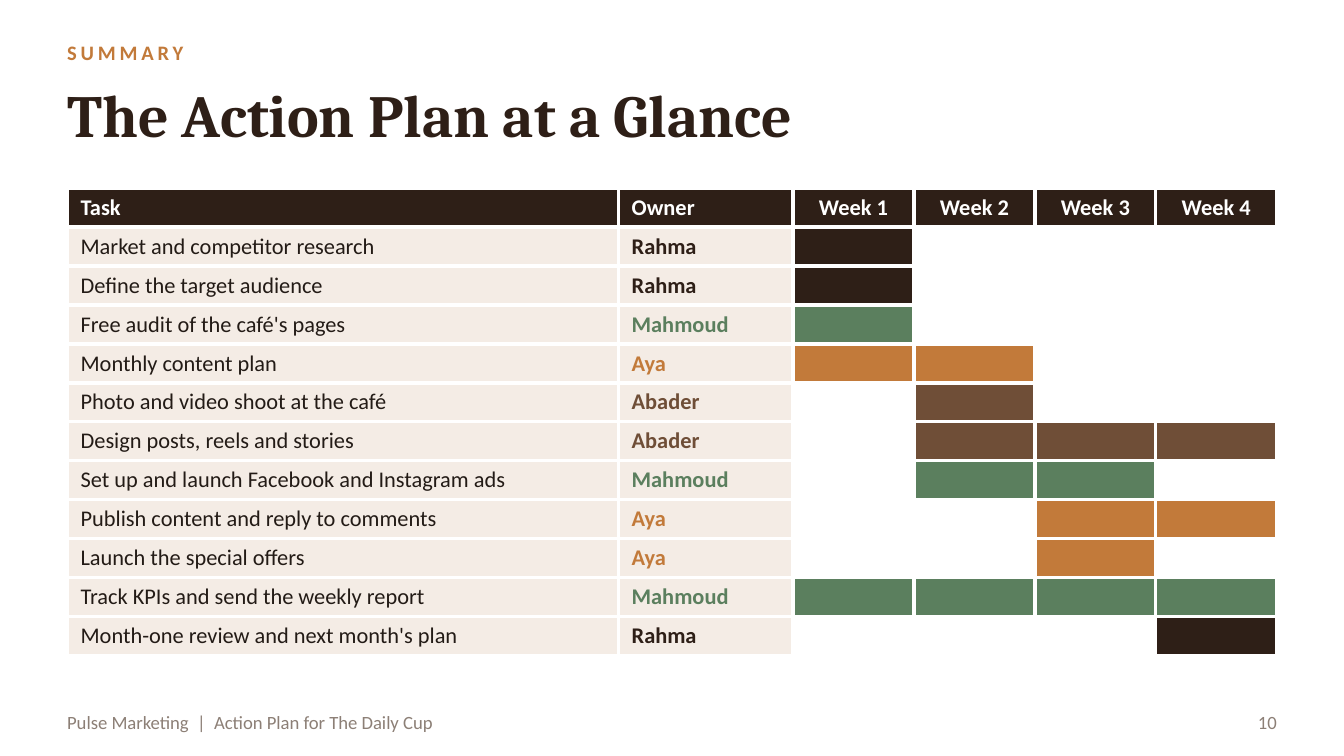
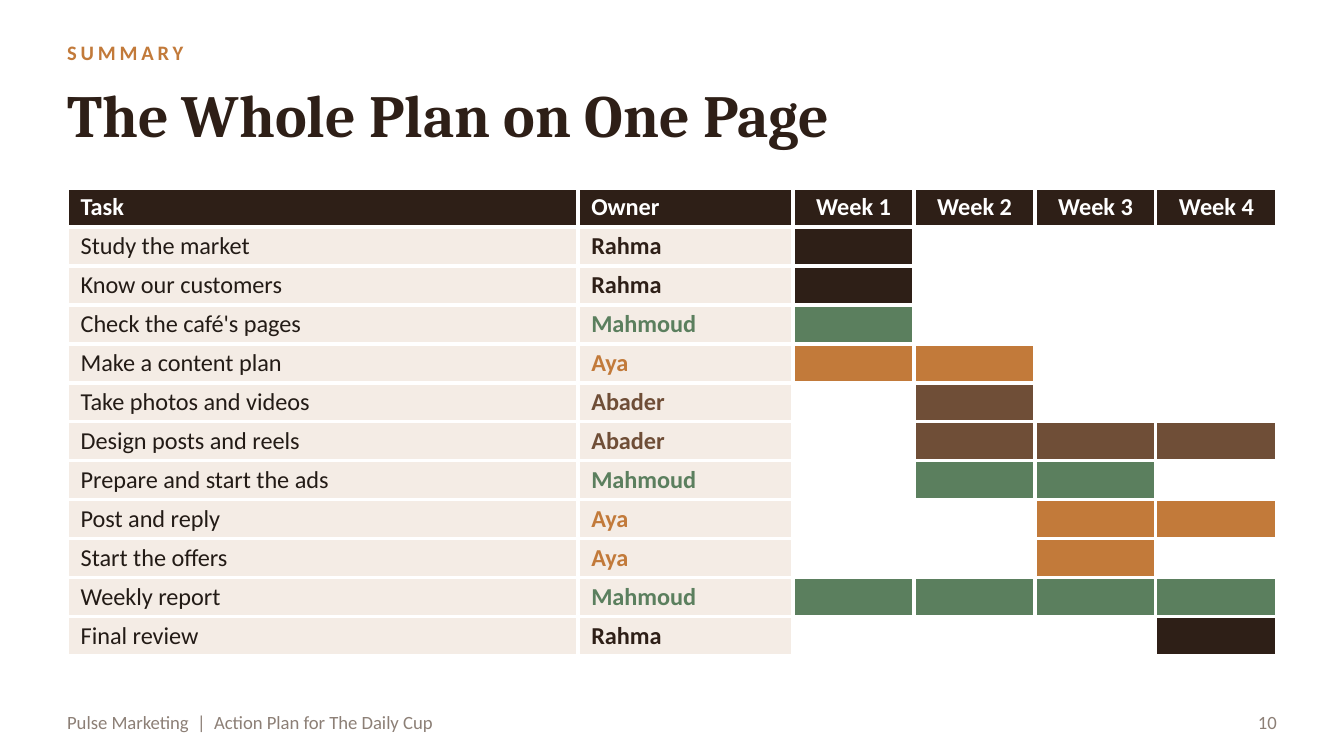
Before and after one commit to RahmaOshba/RahmaOshba, a slide deck: slide 10 of The_Daily_Cup_Action_Plan.pptx. Drawn at 1344x756 pixels with LibreOffice and Linux fonts; fonts in the diff are those of the drawing. Boxes give left, top, right and bottom in pixels: in the first picture for what was removed or moved away, otherwise in the second. Text is boxed around its words. In the diff, an @@ line names an element or a change of style, - is before the commit and + after.

```diff
--- a/The_Daily_Cup_Action_Plan.pptx
+++ b/The_Daily_Cup_Action_Plan.pptx
@@ title at (67, 95, 829, 150): text changed @@
-The Action Plan at a Glance
+The Whole Plan on One Page
@@ table at (67, 188, 1277, 648) @@
-row 2, column 1: Market and competitor research
+row 2, column 1: Study the market
-row 3, column 1: Define the target audience
+row 3, column 1: Know our customers
-row 4, column 1: Free audit of the café's pages
+row 4, column 1: Check the café's pages
-row 5, column 1: Monthly content plan
+row 5, column 1: Make a content plan
-row 6, column 1: Photo and video shoot at the café
+row 6, column 1: Take photos and videos
-row 7, column 1: Design posts, reels and stories
+row 7, column 1: Design posts and reels
-row 8, column 1: Set up and launch Facebook and Instagram ads
+row 8, column 1: Prepare and start the ads
-row 9, column 1: Publish content and reply to comments
+row 9, column 1: Post and reply
-row 10, column 1: Launch the special offers
+row 10, column 1: Start the offers
-row 11, column 1: Track KPIs and send the weekly report
+row 11, column 1: Weekly report
-row 12, column 1: Month-one review and next month's plan
+row 12, column 1: Final review
@@ size 12 to 13 pt in "Task", "Owner", "Week 1", "Week 2" and 13 more places @@
```
Also in this commit, not shown: 10 other slides changed, 1 other file.
